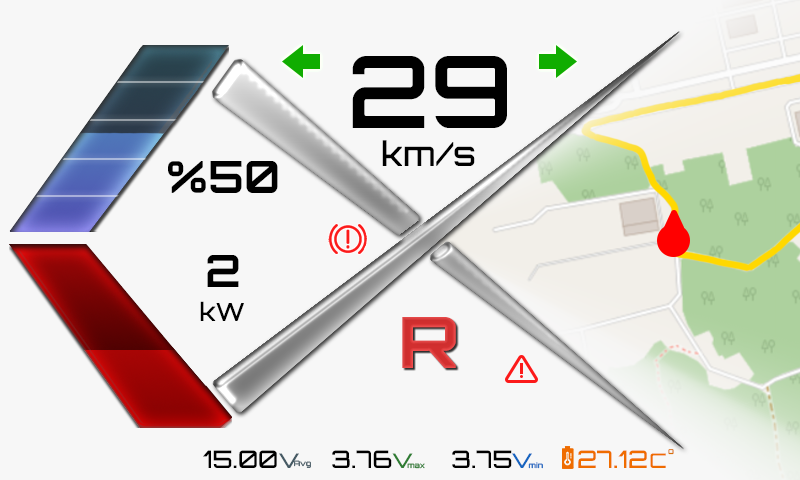
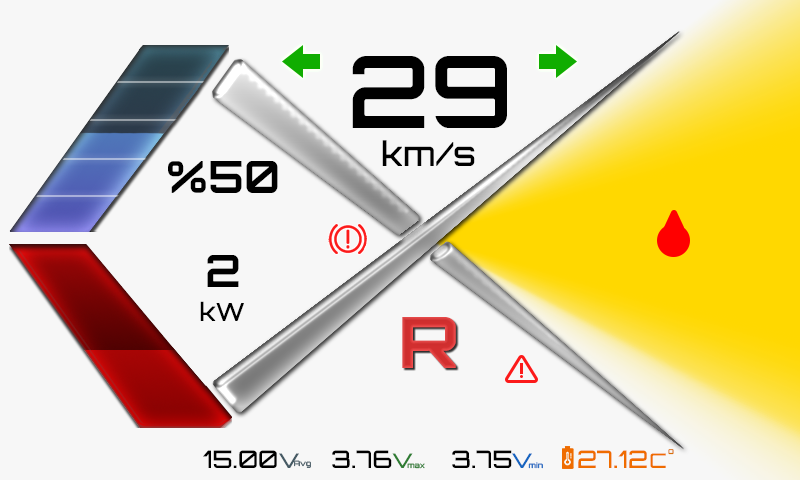
Layer changes from the first w=800, h=480 image to the second:
removed layer "map_race" over [left=435, top=0, right=800, bottom=480]
